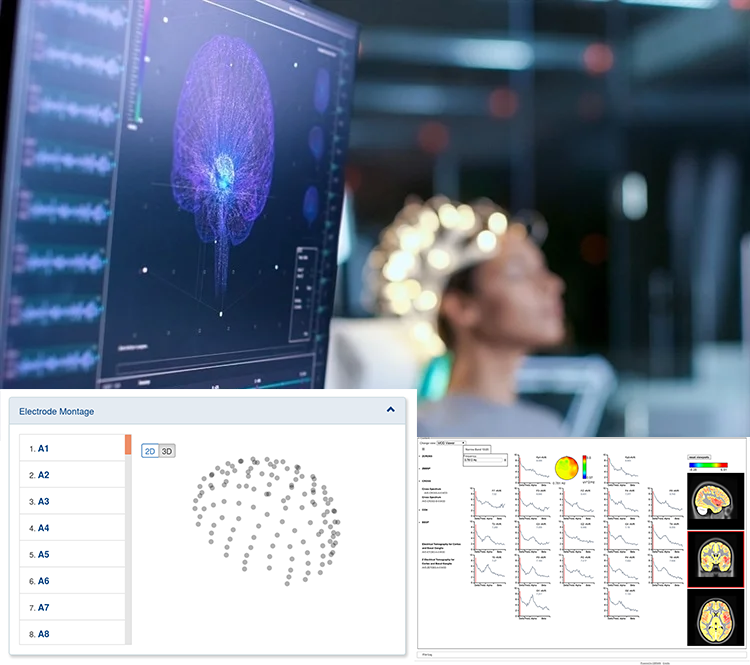
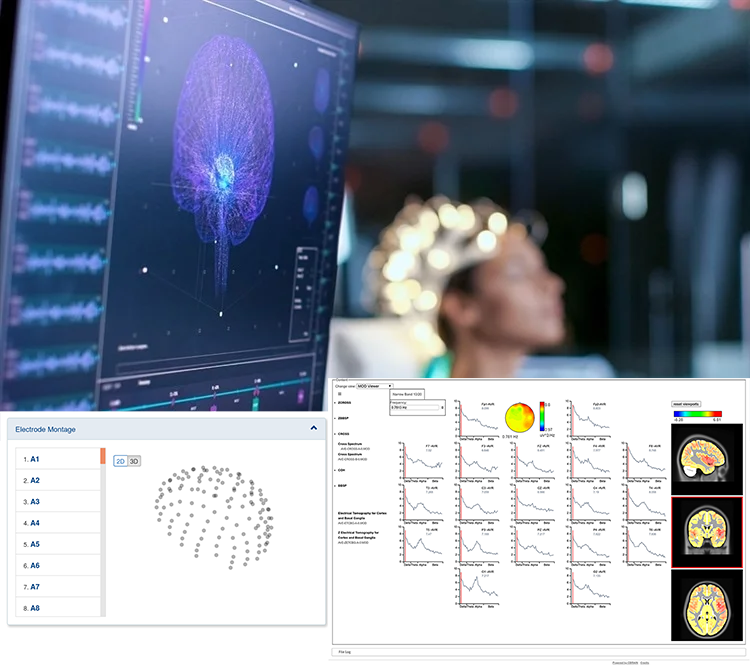
Revision of a layered 750 x 665 image; what changed, layer by layer:
painted on "fninf-14-00033-g001" over left=328, top=378, right=750, bottom=665
painted on "screenshot_from_2021-03-26_11-01-08" over left=0, top=389, right=417, bottom=662
